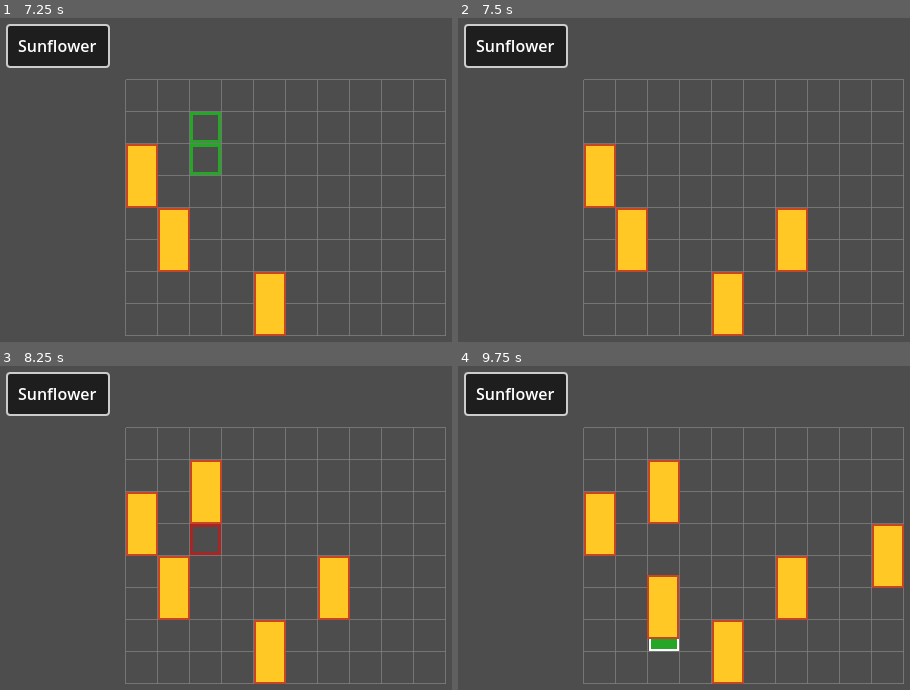
Above: before the commit, frames 1-4 (two rows, left to right).
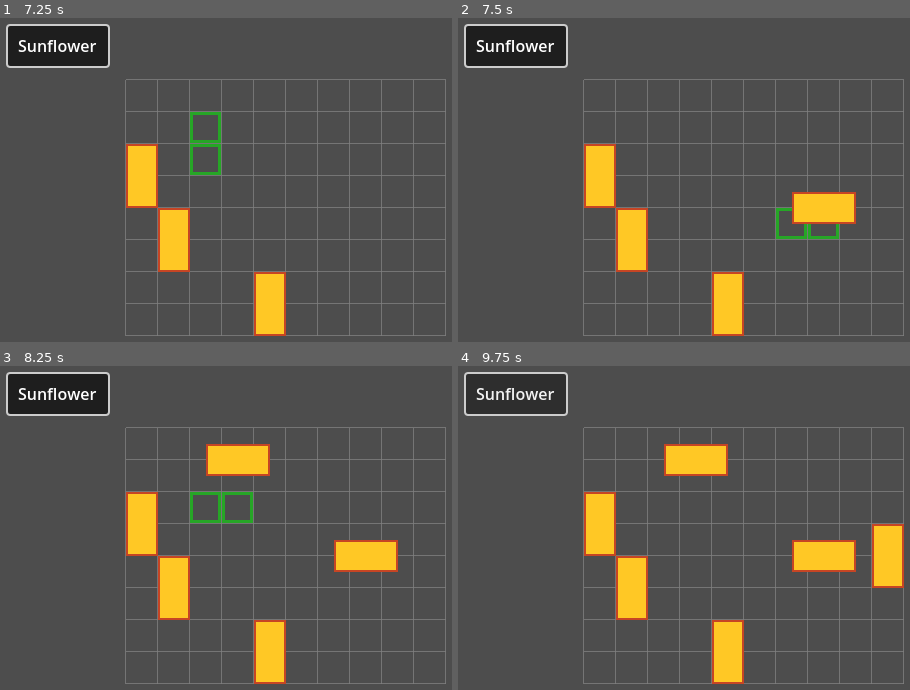
Above: after the commit, the same moments.

Repository: gkmelo-dev/Grid-Roguelike
Game: Godot game, scene res://src/scenes/Game.tscn
Two runs of this game, one before a commit and one after it. Both use one fixed random seed, a clock stepped at 60 frames per second and the inputs below.
Inputs (mouse positions are in pixels of both pictures, inside the frame that each line leads up to):
- Up to frame 1 (7.25 s): click "Sunflower" at 0.5 s; click "Sunflower" at 1.25 s; click "Sunflower" at 2 s; tap Enter at 2.75, 4.25, 5.75 s; move the mouse to (442, 189) at 2.77 s; tap R at 2.85, 4.35, 5.85 s; click (442, 189) at 2.92 s; tap Space at 3.5, 5, 6.5 s; drag from (185, 228) to (275, 283) at 3.52 s; move the mouse to (370, 124) at 4.27 s; click (370, 124) at 4.42 s; drag from (275, 283) to (122, 150) at 5.02 s; move the mouse to (outside the picture) at 5.77 s; click (outside the picture) at 5.92 s; drag from (122, 150) to (212, 111) at 6.52 s
- Up to frame 2 (7.5 s): move the mouse to (797, 209) at 7.27 s; tap R at 7.35 s; click (797, 209) at 7.42 s
- Up to frame 3 (8.25 s): drag from (212, 459) to (185, 576) at 8.02 s
- Up to frame 4 (9.75 s): move the mouse to (900, 537) at 8.77 s; tap R at 8.85 s; click (900, 537) at 8.92 s; drag from (643, 576) to (733, 631) at 9.52 s

Frame 1 is identical in both runs. In frame 2, 2.6% of the frame differs, in the area x 70-89%, y 53-79%; in frame 3, 5.5%; in frame 4, 8.0%, in the area x 34-89%, y 24-88%.

Commit message:
.

Diff:
--- a/src/scenes/Grid.gd
+++ b/src/scenes/Grid.gd
@@ -104,6 +104,8 @@
 		_handle_mouse_button(event)
 	elif event is InputEventMouseMotion:
 		_handle_mouse_motion(event)
+	elif event is InputEventKey and event.pressed:
+		_handle_keyboard_input(event)
 
 func _handle_mouse_button(event: InputEventMouseButton) -> void:
 	var local_pos = to_local(event.position)
@@ -123,8 +125,14 @@
 
 	var entity = get_entity_at_cell(cell_pos)
 	if entity:
-		# Start dragging existing entity
-		_start_dragging_entity(entity, world_pos)
+		# Check if entity can be dragged
+		if entity.grid_component and entity.grid_component.can_be_dragged():
+			# Start dragging existing entity
+			_start_dragging_entity(entity, world_pos)
+		else:
+			# Entity cannot be dragged
+			Logger.info("Entity %s cannot be dragged (can_drag = false)" % entity.name, "Grid")
+			cell_clicked.emit(cell_pos, entity)
 	else:
 		# Empty cell clicked
 		cell_clicked.emit(cell_pos, null)
@@ -133,7 +141,7 @@
 	if dragging_entity:
 		_finish_dragging(cell_pos)
 
-func _handle_right_click(cell_pos: Vector2i) -> void:
+func _handle_right_click(_cell_pos: Vector2i) -> void:
 	if dragging_entity and dragging_entity.grid_component and dragging_entity.grid_component.get_pattern().can_rotate:
 		# Rotate dragging entity using GridComponent's method
 		dragging_entity.grid_component.rotate_pattern()
@@ -403,3 +411,13 @@
 		"dragging": dragging_entity != null,
 		"preview_valid": preview_valid if dragging_entity else false
 	}
+
+func _handle_keyboard_input(event: InputEventKey) -> void:
+	match event.keycode:
+		KEY_R:
+			# Rotate dragging entity
+			if dragging_entity and dragging_entity.grid_component and dragging_entity.grid_component.get_pattern().can_rotate:
+				dragging_entity.grid_component.rotate_pattern()
+				preview_pattern = dragging_entity.grid_component.get_pattern()
+				_update_preview()
+				Logger.debug("Rotated entity with R key", "Grid")
--- a/src/scenes/entities/components/GridComponent.gd
+++ b/src/scenes/entities/components/GridComponent.gd
@@ -10,6 +10,7 @@
 # Pattern support for complex shapes
 @export var entity_pattern: GridEntityPattern.PatternType = GridEntityPattern.PatternType.SINGLE
 @export var use_pattern: bool = true  # If true, use pattern instead of entity_size
+@export var can_drag: bool = false  # If true, entity can be dragged after placement
 var pattern: GridEntityPattern
 var pattern_rotation: int = 0  # Track rotation state (0, 1, 2, 3 for 0°, 90°, 180°, 270°)
 
@@ -247,6 +248,12 @@
 
 func get_rotation() -> int:
 	return pattern_rotation
+
+func can_be_dragged() -> bool:
+	return can_drag
+
+func set_can_drag(value: bool) -> void:
+	can_drag = value
 
 func is_using_pattern() -> bool:
 	return use_pattern and pattern != null
@@ -265,5 +272,6 @@
 		"pattern_name": pattern.pattern_name if pattern else "None",
 		"pattern_type": entity_pattern,
 		"pattern_rotation": pattern_rotation,
-		"use_pattern": use_pattern
+		"use_pattern": use_pattern,
+		"can_drag": can_drag
 	}
--- a/src/scenes/ui/GameHud.gd
+++ b/src/scenes/ui/GameHud.gd
@@ -14,6 +14,7 @@
 # Selection state
 var selected_entity_scene: PackedScene = null
 var selected_entity_pattern: GridEntityPattern = null
+var selected_pattern_rotation: int = 0  # Track rotation for preview
 
 # Signals
 signal entity_selected(entity_scene: PackedScene, pattern: GridEntityPattern)
@@ -48,6 +49,7 @@
 	if sunflower_button.button_pressed:
 		# Select Sunflower
 		selected_entity_scene = sunflower_scene
+		selected_pattern_rotation = 0  # Reset rotation when selecting
 
 		# Instead of forcing a SINGLE pattern, let the entity use its own configured pattern
 		# We'll set this to null and let the Grid system use the entity's own pattern
@@ -71,9 +73,9 @@
 			# Fallback to SINGLE
 			selected_entity_pattern = GridEntityPattern.create_pattern(GridEntityPattern.PatternType.SINGLE)
 
-		# Tell grid to show preview
+		# Tell grid to show preview with current rotation
 		if grid:
-			grid.set_placement_mode(true, selected_entity_pattern)
+			grid.set_placement_mode(true, _get_rotated_pattern())
 
 		entity_selected.emit(selected_entity_scene, selected_entity_pattern)
 		Logger.info("Sunflower selected for placement", "GameHUD")
@@ -109,10 +111,17 @@
 	# Debug: Check grid bounds
 	Logger.info("Trying to place entity at (%d, %d), Grid bounds: %s" % [position.x, position.y, grid.get_grid_bounds()], "GameHUD")
 
-	# Create entity
-	var entity = grid.add_entity_to_grid(selected_entity_scene, selected_entity_pattern)
+	# Create entity with the rotated pattern
+	var entity = grid.add_entity_to_grid(selected_entity_scene, _get_rotated_pattern())
 
 	if entity:
+		# Apply rotation to the entity if it was rotated
+		if entity.grid_component and selected_pattern_rotation > 0:
+			# Set the pattern rotation for proper sprite positioning
+			entity.grid_component.pattern_rotation = selected_pattern_rotation
+			# Update sprite position and rotation
+			entity.grid_component._update_sprite_position()
+
 		# Debug: Check entity setup
 		Logger.info("Created entity: %s" % entity.name, "GameHUD")
 		Logger.info("Entity has grid_component: %s" % (entity.grid_component != null), "GameHUD")
@@ -128,8 +137,8 @@
 			var occupied_cells = entity.grid_component.get_occupied_cells()
 			Logger.info("Entity will occupy cells: %s when placed at (%d, %d)" % [str(occupied_cells), position.x, position.y], "GameHUD")
 
-		# Debug: Check placement validation
-		var can_place = grid.can_place_pattern_at(selected_entity_pattern, position)
+		# Debug: Check placement validation with rotated pattern
+		var can_place = grid.can_place_pattern_at(_get_rotated_pattern(), position)
 		Logger.info("Can place pattern at (%d, %d): %s" % [position.x, position.y, can_place], "GameHUD")
 
 		# Debug: Check if cell is occupied
@@ -164,3 +173,27 @@
 
 func get_selected_pattern() -> GridEntityPattern:
 	return selected_entity_pattern
+
+func _get_rotated_pattern() -> GridEntityPattern:
+	if not selected_entity_pattern:
+		return null
+
+	var rotated_pattern = selected_entity_pattern
+	# Apply rotation the number of times needed
+	for i in range(selected_pattern_rotation):
+		rotated_pattern = rotated_pattern.rotate_clockwise()
+
+	return rotated_pattern
+
+func _input(event: InputEvent) -> void:
+	if event is InputEventKey and event.pressed:
+		match event.keycode:
+			KEY_R:
+				if selected_entity_scene and selected_entity_pattern:
+					# Rotate the selected pattern before placement
+					selected_pattern_rotation = (selected_pattern_rotation + 1) % 4
+					Logger.info("Rotated pattern to %d degrees" % (selected_pattern_rotation * 90), "GameHUD")
+
+					# Update grid preview
+					if grid:
+						grid.set_placement_mode(true, _get_rotated_pattern())
